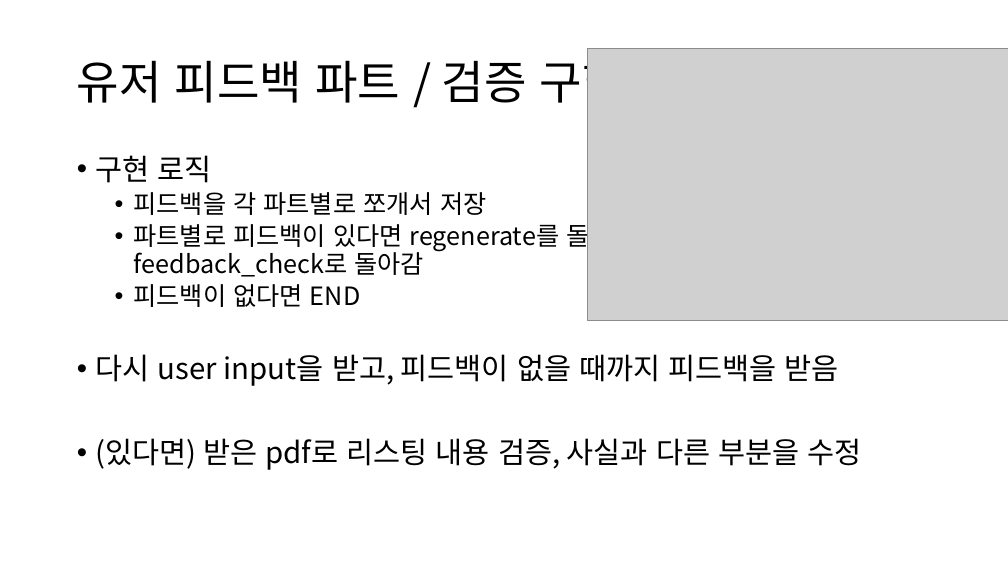
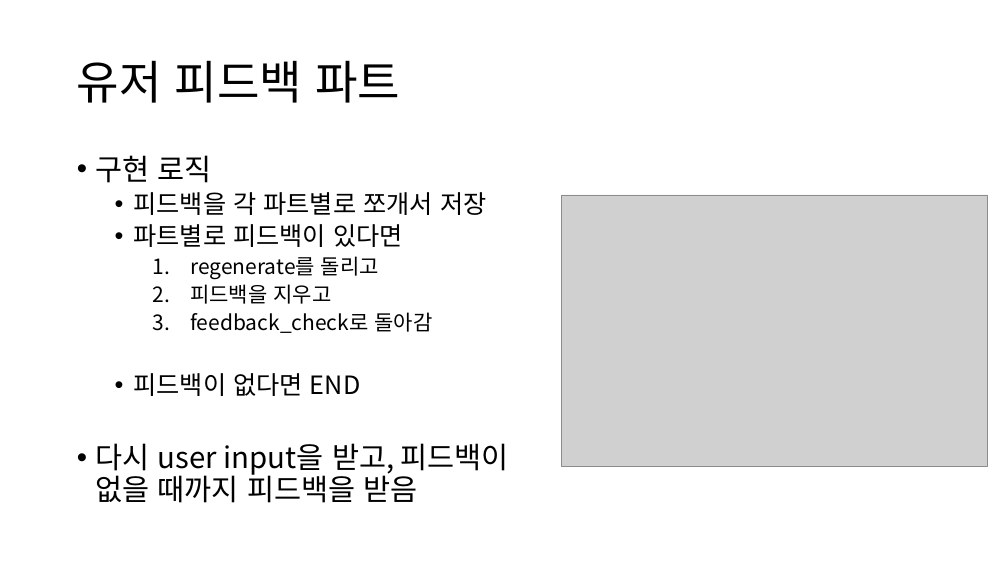
Before and after one commit to semistone97/pjt-SEO, a slide deck: slide 6 of jskim/키워드 기반 리스팅 최적화 에이전트 - 구현파트.pptx (slide 5 before the commit). Drawn at 1008x567 pixels with LibreOffice and Linux fonts; fonts in the diff are those of the drawing; grey boxes stand for pictures. Boxes give left, top, right and bottom in pixels: in the first picture for what was removed or moved away, otherwise in the second. Text is boxed around its words. In the diff, an @@ line names an element or a change of style, - is before the commit and + after.

```diff
--- a/jskim/키워드 기반 리스팅 최적화 에이전트 - 구현파트.pptx
+++ b/jskim/키워드 기반 리스팅 최적화 에이전트 - 구현파트.pptx
@@ title at (77,60,400,103): text changed @@
-유저 피드백 파트 / 검증 구현
+유저 피드백 파트
@@ picture: place and size @@
-picture at (588,48,1008,320)
+picture at (562,195,988,467)
@@ text at (134,224,433,333): text changed; size 24 to 20 pt @@
-  • 파트별로 피드백이 있다면 regenerate를 돌리고, 피드백을 지우고 feedback_check로 돌아감
+  • 파트별로 피드백이 있다면
+    1. regenerate를 돌리고
+    2. 피드백을 지우고
+    3. feedback_check로 돌아감
@@ text at (96,438,862,470): paragraph removed @@
-• (있다면) 받은 pdf로 리스팅 내용 검증, 사실과 다른 부분을 수정
```
Also in this commit, not shown: 6 other slides changed, 2 slides added, 1 slide removed, 3 other files.
